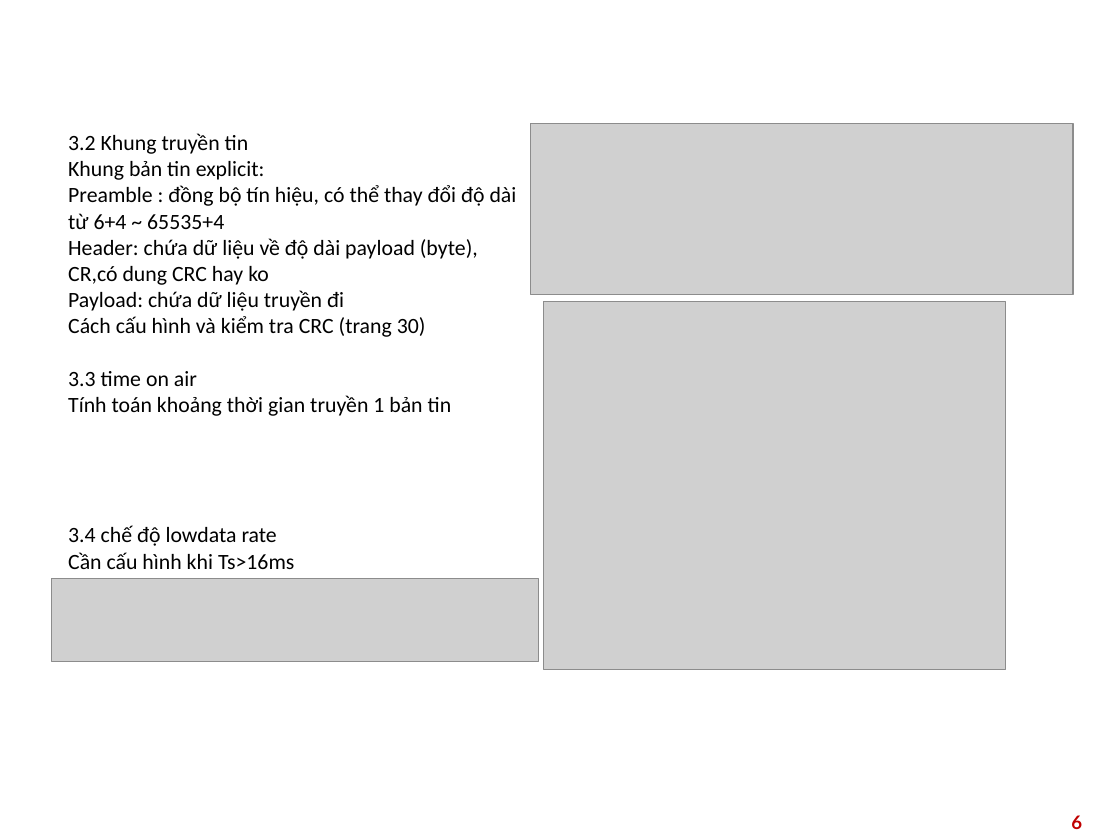
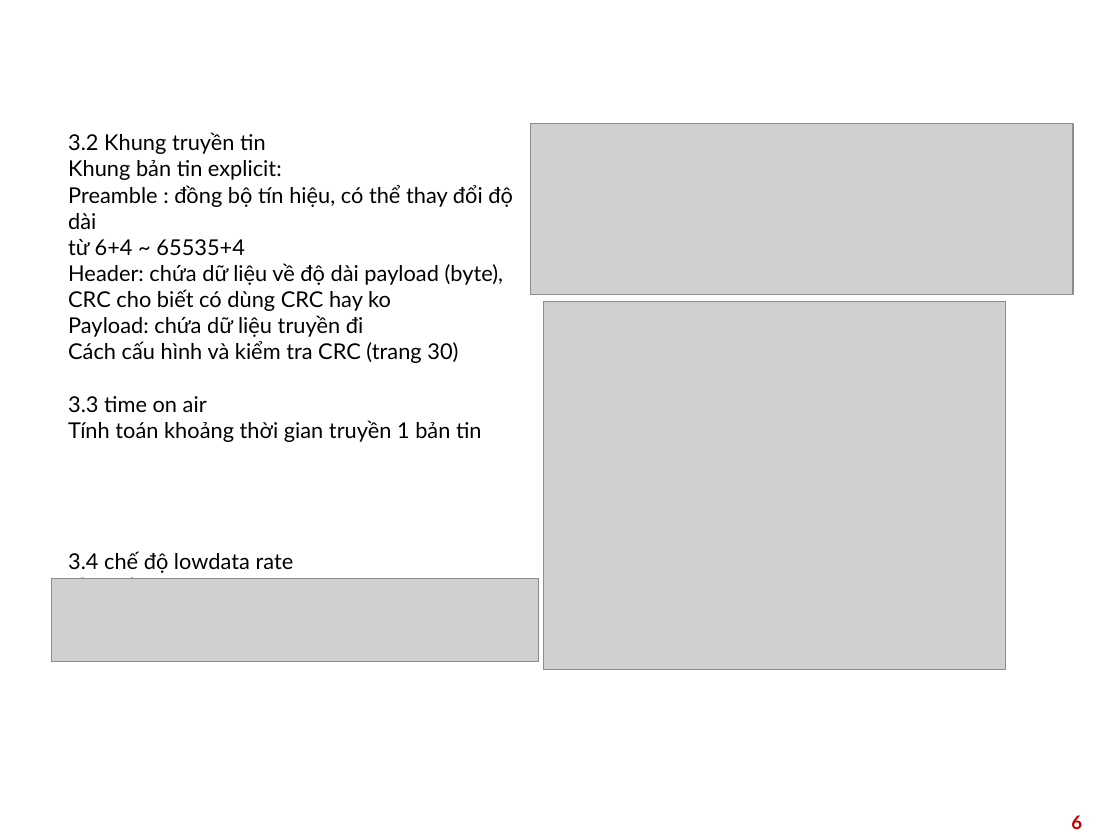
Before and after one commit to NQAnh2425/SmartGarden, a slide deck: slide 6 of smart_garden_report/LoRa_SX1278_guide.pptx. Drawn at 1120x840 pixels with LibreOffice and Linux fonts; fonts in the diff are those of the drawing; grey boxes stand for pictures; background and template pictures are left out. Boxes give left, top, right and bottom in pixels: in the first picture for what was removed or moved away, otherwise in the second. Text is boxed around its words. In the diff, an @@ line names an element or a change of style, - is before the commit and + after.

```diff
--- a/smart_garden_report/LoRa_SX1278_guide.pptx
+++ b/smart_garden_report/LoRa_SX1278_guide.pptx
@@ text at (68,132,513,579): font Calibri to Lato in "3.2 Khung truyền tin", "Khung bản tin explicit:", "Preamble : đồng bộ tín hiệu, có ...", "từ 6+4 ~ 65535+4" and 6 more places @@
@@ text at (68,263,504,311): text changed; font Calibri to Lato @@
-Header: chứa dữ liệu về độ dài payload (byte), CR,có dung CRC hay ko
+Header: chứa dữ liệu về độ dài payload (byte), CRC cho biết có dùng CRC hay ko
```
Also in this commit, not shown: 14 other slides changed, 2 slides added, 1 slide removed.
